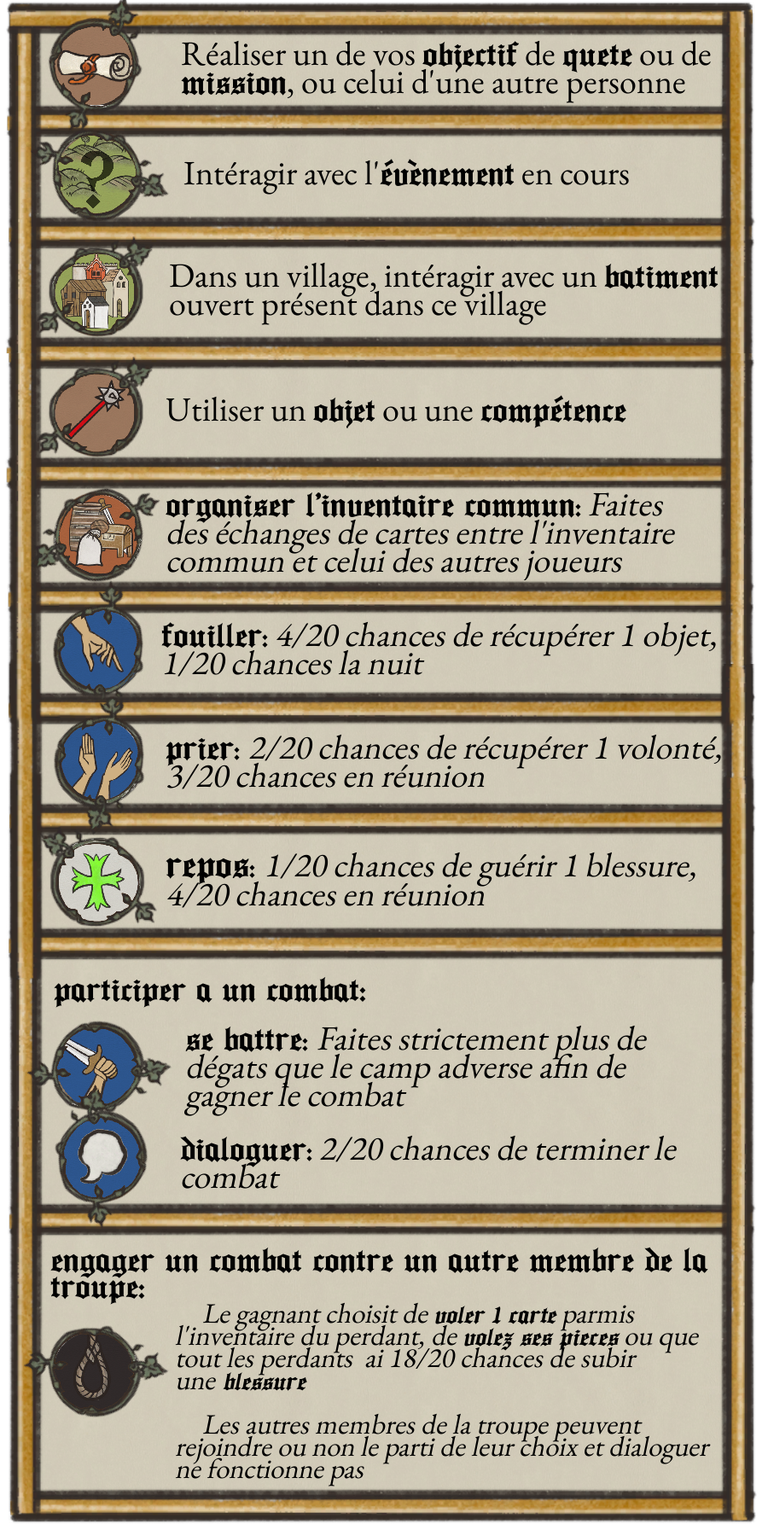
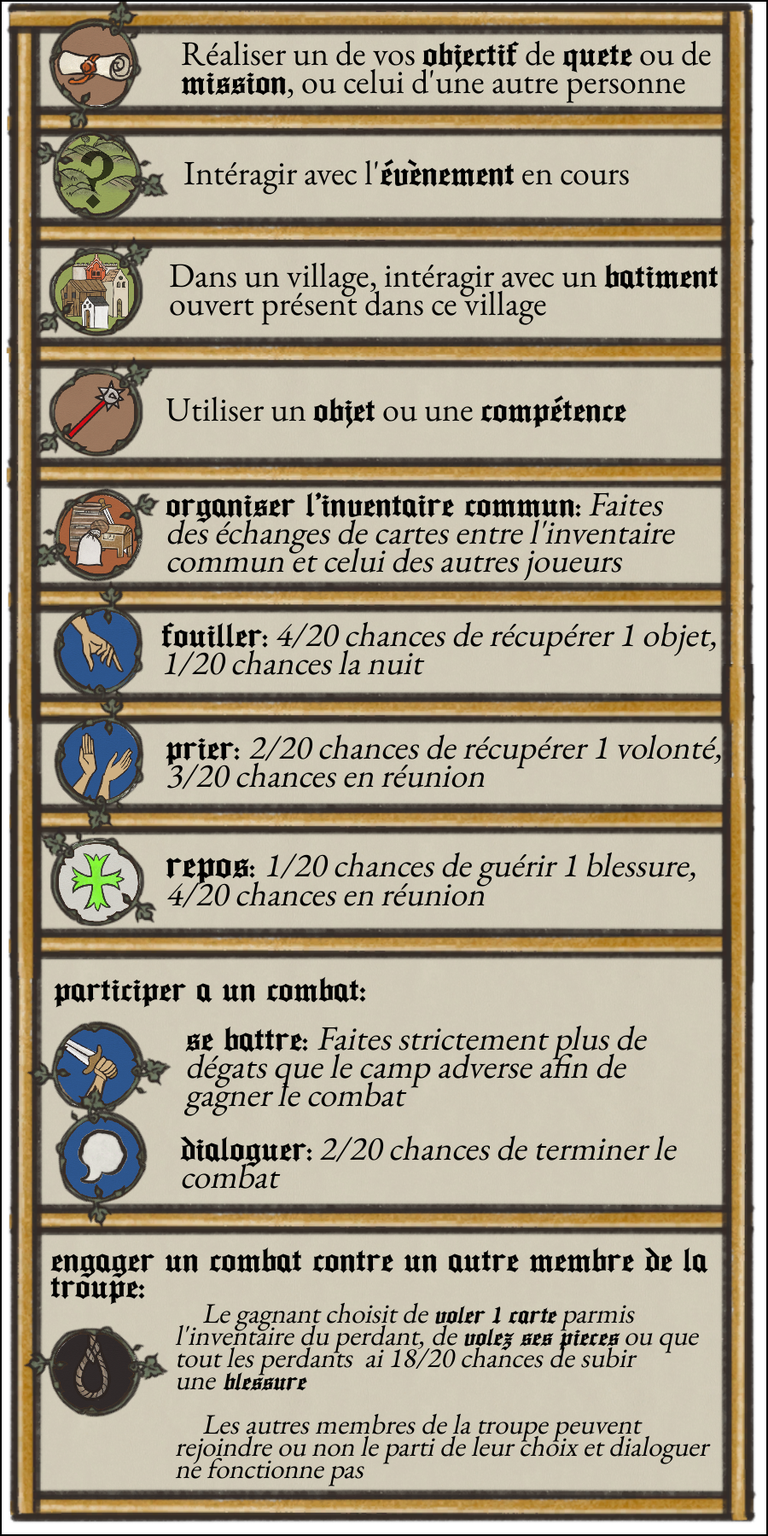
Layered file, before and after one edit (768x1536). Changes by layer:
added layer "boders" above "texts" over bbox(0, 0, 768, 1536)
